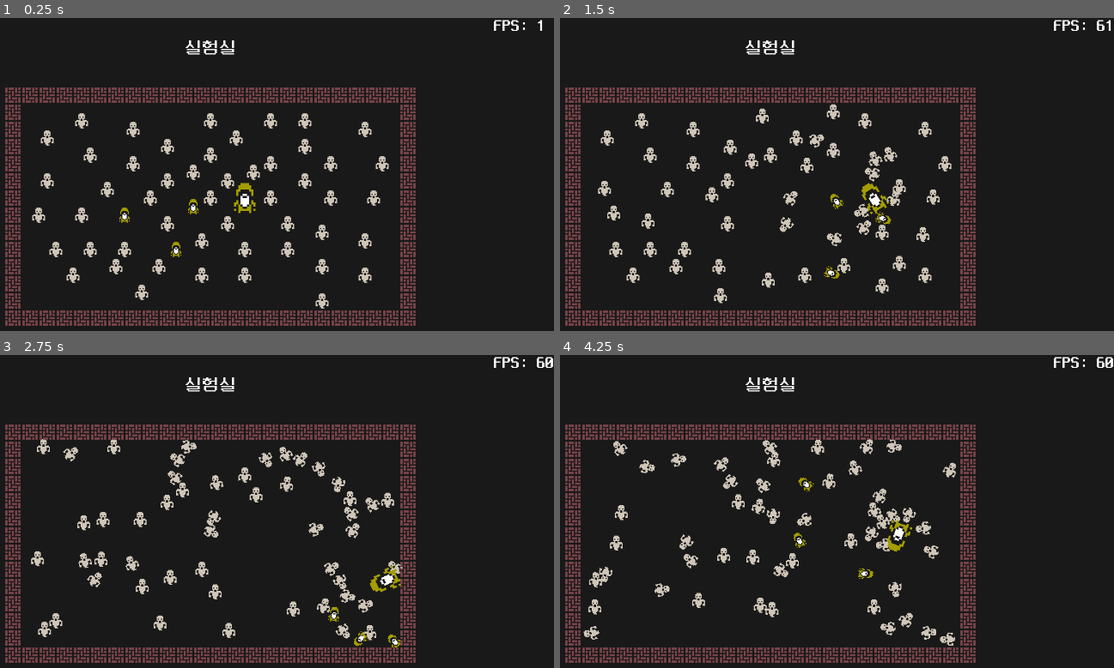
Above: before the commit, frames 1-4 (two rows, left to right).
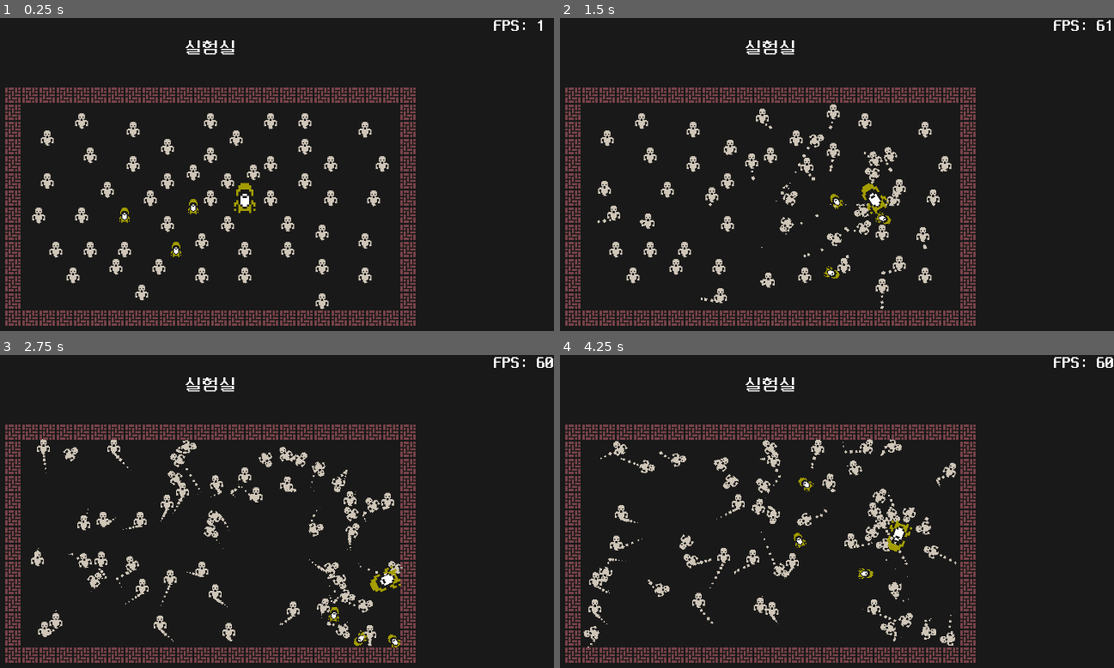
Above: after the commit, the same moments.

Repository: rhdehgks/Defense
Game: Godot game, scene res://game_screen/game.tscn
Two runs of this game, one before a commit and one after it. Both use one fixed random seed, a clock stepped at 60 frames per second and the inputs below.
Inputs (mouse positions are in pixels of both pictures, inside the frame that each line leads up to):
- Up to frame 1 (0.25 s): no input
- Up to frame 2 (1.5 s): move the mouse to (920, 190) at 0.52 s; hold Right (ui_right) 0.53-1.28 s; click (920, 190) at 0.67 s; move the mouse to (632, 230) at 1.27 s; hold Down (ui_down) from 1.28 s (still down)
- Up to frame 3 (2.75 s): move the mouse to (277, 464) at 2.02 s; release Down (ui_down) at 2.03 s; hold Right (ui_right) from 2.03 s (still down)
- Up to frame 4 (4.25 s): move the mouse to (737, 624) at 2.77 s; release Right (ui_right) at 2.78 s; hold Up (ui_up) 2.78-3.53 s; click (737, 624) at 2.92 s; move the mouse to (975, 605) at 3.52 s; hold Left (ui_left) from 3.53 s (still down)

The runs differ from the first frame. In frame 1, less than 0.1% of the frame differs, in the area x 6-70%, y 34-94%; in frame 2, 0.4%; in frame 3, 0.7%; in frame 4, 0.7%, in the area x 4-72%, y 27-94%.

Commit message:
파티클 추가

Diff:
--- a/game_screen/man.tscn
+++ b/game_screen/man.tscn
@@ -1,10 +1,33 @@
-[gd_scene load_steps=5 format=3 uid="uid://bb8e0io6146kh"]
+[gd_scene load_steps=8 format=3 uid="uid://bb8e0io6146kh"]
 
 [ext_resource type="Script" path="res://game_screen/man.gd" id="1_e3upf"]
 [ext_resource type="Texture2D" uid="uid://bg3rxac0wkkhc" path="res://assets/ghost.png" id="2_7ljcb"]
 
 [sub_resource type="PhysicsMaterial" id="PhysicsMaterial_70uf4"]
 bounce = 0.5
+
+[sub_resource type="Curve" id="Curve_yr1tk"]
+_data = [Vector2(0, 0.63), 0.0, 0.0, 0, 0, Vector2(0.23, 1), 0.0, 0.0, 0, 0, Vector2(1, 0), 0.0, 0.0, 0, 0]
+point_count = 3
+
+[sub_resource type="CurveTexture" id="CurveTexture_06ncm"]
+curve = SubResource("Curve_yr1tk")
+
+[sub_resource type="ParticleProcessMaterial" id="ParticleProcessMaterial_vuv1k"]
+particle_flag_disable_z = true
+gravity = Vector3(0, 0, 0)
+orbit_velocity_min = 0.0
+orbit_velocity_max = 0.0
+linear_accel_min = -200.0
+linear_accel_max = -150.0
+damping_min = 150.0
+damping_max = 220.0
+angle_min = 360.0
+angle_max = 720.0
+scale_min = 4.0
+scale_max = 6.0
+scale_curve = SubResource("CurveTexture_06ncm")
+color = Color(0.811765, 0.776471, 0.721569, 1)
 
 [sub_resource type="CircleShape2D" id="CircleShape2D_gwsap"]
 
@@ -18,6 +41,10 @@
 linear_damp = 1.0
 script = ExtResource("1_e3upf")
 
+[node name="GPUParticles2D" type="GPUParticles2D" parent="."]
+position = Vector2(0, 12)
+process_material = SubResource("ParticleProcessMaterial_vuv1k")
+
 [node name="Sprite2D" type="Sprite2D" parent="."]
 texture = ExtResource("2_7ljcb")
 
Not shown, changed: export/apk/Defense.apk
Not shown, changed: export/apk/Defense.apk.idsig
